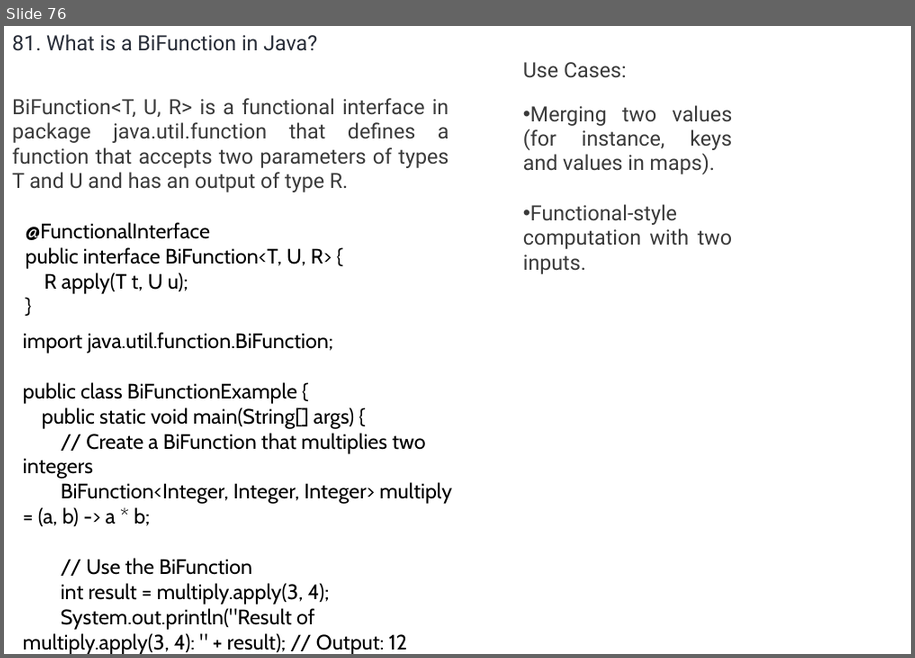
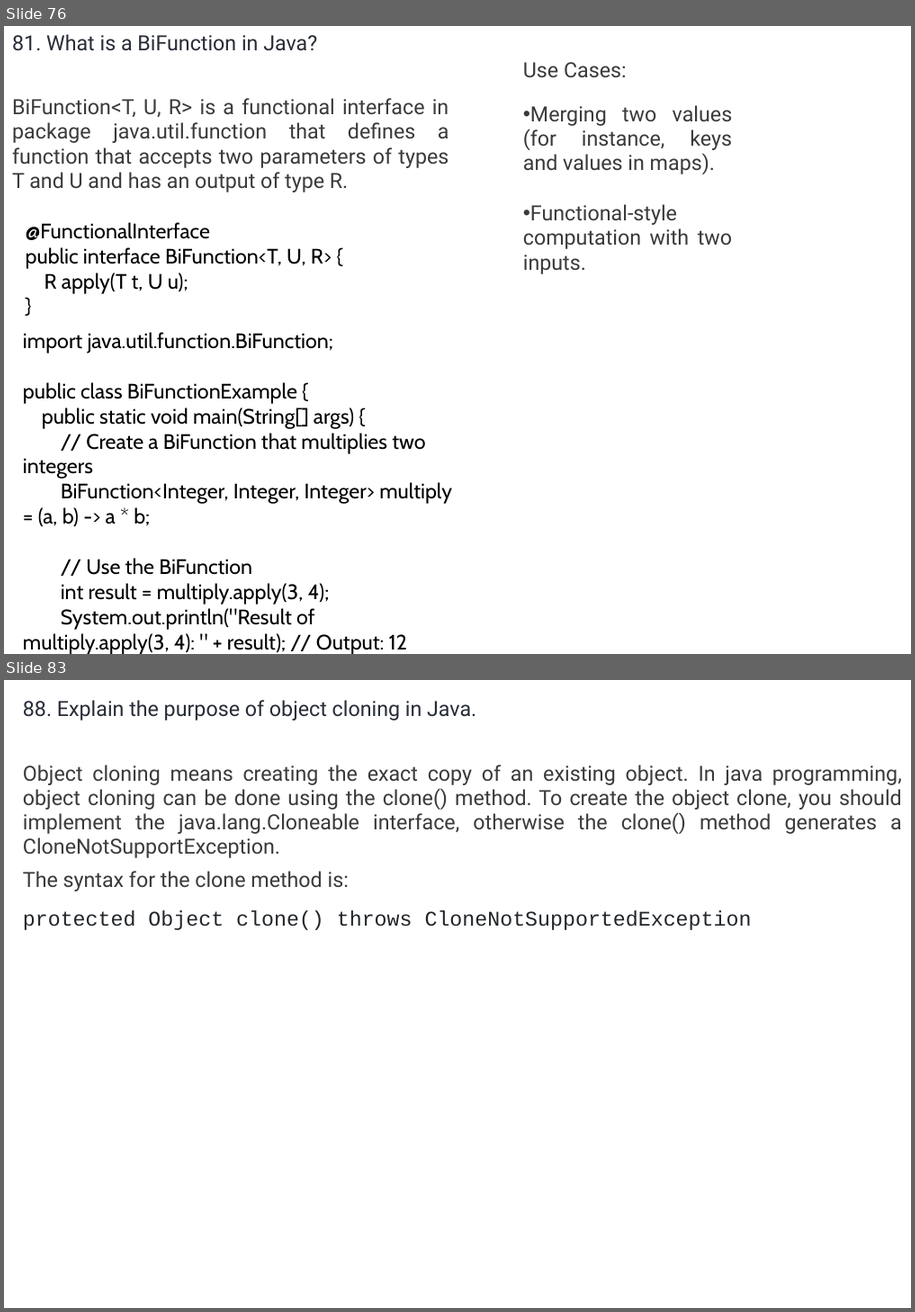
Before and after one commit to umalavanya/FullStackDevelopement_JavaSpring_SQL_ReactProjects, a slide deck: UmaTeachingMaterial/Java/Java-Interview-QA-Intellipaat.pptx. Shown one above the other, each under a label of ours: slide 76 before the commit, slides 76 and 83 after it; the slides between them are not shown. The pictures are 915x658 and 915x1312 pixels, drawn with LibreOffice and Linux fonts; fonts in the diff are those of the drawing. Boxes give left, top, right and bottom in pixels: in the first picture for what was removed or moved away, otherwise in the second. Text is boxed around its words. In the diff, an @@ line names an element or a change of style, - is before the commit and + after.

```diff
--- a/UmaTeachingMaterial/Java/Java-Interview-QA-Intellipaat.pptx
+++ b/UmaTeachingMaterial/Java/Java-Interview-QA-Intellipaat.pptx
@@ slide 83 added at [4, 680, 911, 1308], background #FFFFFF @@
@@ text added at [23, 700, 902, 930], 18 pt, text #3A3A3A @@
+88. Explain the purpose of object cloning in Java.
+Object cloning means creating the exact copy of an existing object. In java programming, object cloning can be done using the clone() method. To create the object clone, you should implement the java.lang.Cloneable interface, otherwise the clone() method generates a CloneNotSupportException.
+The syntax for the clone method is:
+protected Object clone() throws CloneNotSupportedException
```
Also in this commit, not shown: 1 slide changed, 25 other slides added, 26 slides removed.
